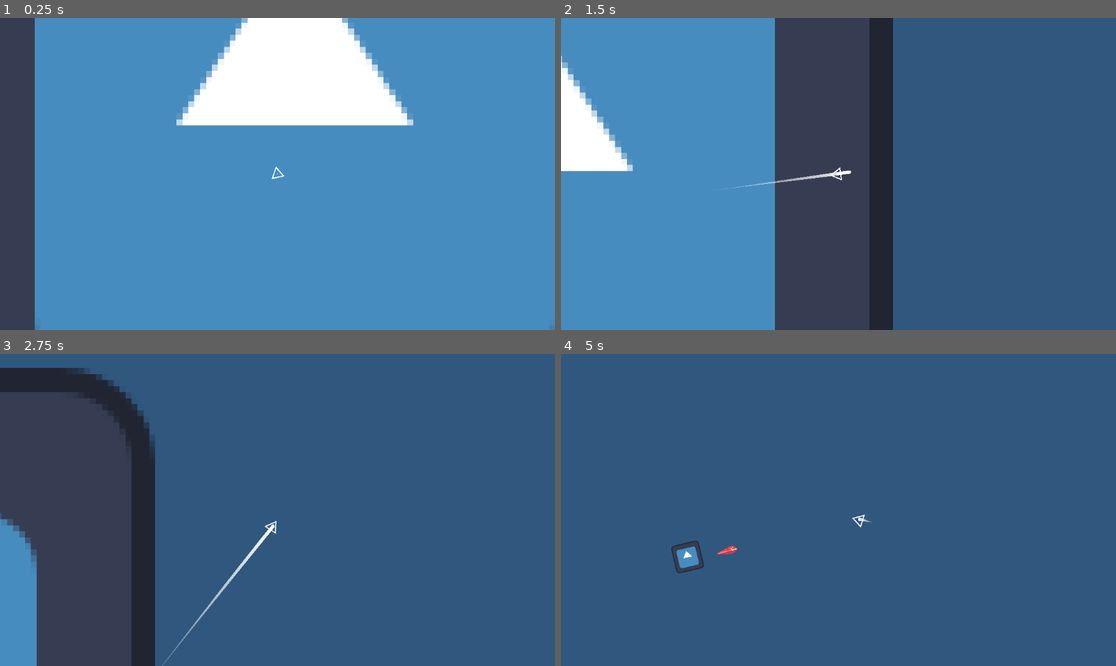
Above: before the commit, frames 1-4 (two rows, left to right).
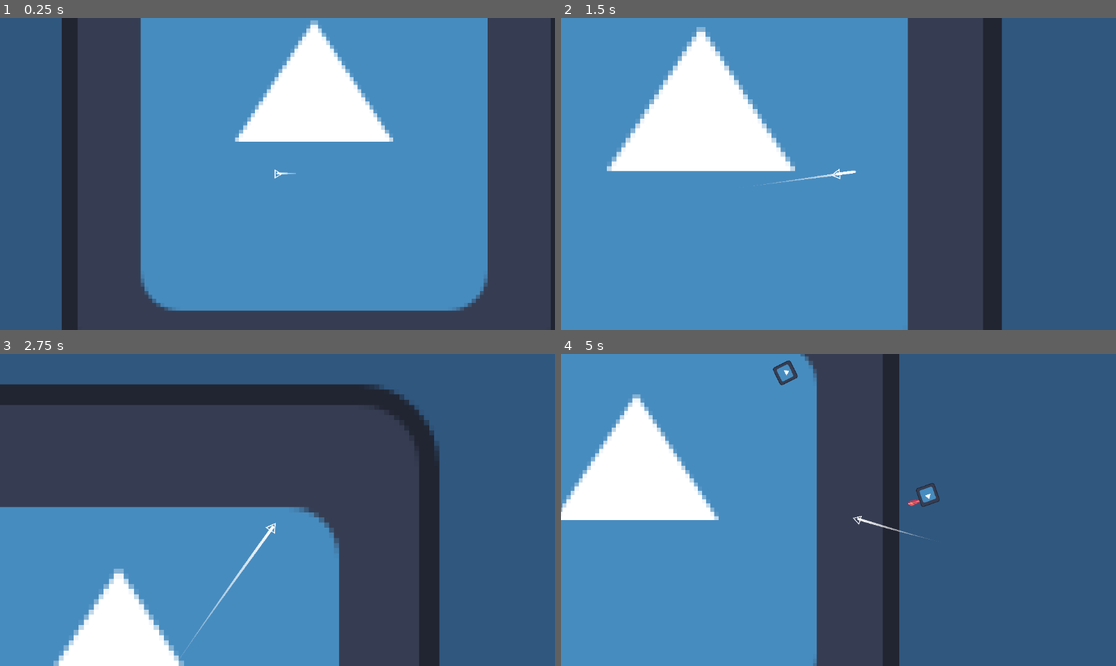
Above: after the commit, the same moments.

Repository: HazarBakir/void_blade
Game: Godot game, scene res://scenes/game_scene.tscn
The game is run twice, just before and just after one commit, with the same random seed, the same clock (stepped at 60 frames per second) and the same inputs. The engine's default icon, where the game draws it, is replaced by a stand-in: a white triangle on a blue panel in a dark square.
Inputs (mouse positions are in pixels of both pictures, inside the frame that each line leads up to):
- Up to frame 1 (0.25 s): no input
- Up to frame 2 (1.5 s): move the mouse to (960, 158) at 0.52 s; press the mouse at (960, 158) at 0.53 s; move the mouse to (727, 189) at 1.27 s; release the mouse at (727, 189) at 1.28 s; click (727, 189) at 1.35 s
- Up to frame 3 (2.75 s): move the mouse to (333, 441) at 2.02 s; press the mouse at (333, 441) at 2.03 s
- Up to frame 4 (5 s): move the mouse to (810, 572) at 2.77 s; release the mouse at (810, 572) at 2.78 s; click (810, 572) at 2.85 s; move the mouse to (1005, 556) at 3.52 s; press the mouse at (1005, 556) at 3.53 s; move the mouse to (672, 463) at 4.27 s; release the mouse at (672, 463) at 4.28 s; click (672, 463) at 4.35 s

The runs differ from the first frame. In frame 1, 50% of the frame differs, in the area x 0-100%, y 0-100%; in frame 2, 51%; in frame 3, 60%; in frame 4, 61%, in the area x 0-69%, y 0-100%.

Commit message:
feat: player attack and camera
player can only attack when he holds left mouse button
player slowly moves when it's not attacking

camera offset smoothly changing when player is attacking.

Diff:
--- a/Scripts/Player/player_movement.gd
+++ b/Scripts/Player/player_movement.gd
@@ -1,22 +1,33 @@
 extends CharacterBody2D
 
 var speed = 700.0
+var follow_speed = 400.0
 var mouse_position = null
 var accel = 10.0
 var decel = 5.0
+var isAttacking = false
+
+var normal_zoom = Vector2(1.0, 1.0)
+var attack_zoom = Vector2(1.3, 1.3)
+var zoom_speed = 3.0
 
 func _ready() -> void:
 	add_to_group("player")
+	$Camera2D.zoom = normal_zoom
 
 func _physics_process(delta):
 	mouse_position = get_global_mouse_position()
 
 	if Input.is_action_pressed("move_mouse"):
-		move(delta)
+		isAttacking = true
+		move_fast(delta)
+		zoom_camera(attack_zoom, delta)
 	else:
-		slow_down(delta)
+		isAttacking = false
+		follow_mouse_slowly(delta)
+		zoom_camera(normal_zoom, delta)
 
-	velocity = velocity.limit_length(speed)
+	velocity = velocity.limit_length(speed if isAttacking else follow_speed)
 	move_and_slide()
 
 	camera_offset(delta)
@@ -29,19 +40,25 @@
 	$Camera2D.offset.x = lerp($Camera2D.offset.x, target_offset_x, 3.0 * delta)
 	$Camera2D.offset.y = lerp($Camera2D.offset.y, target_offset_y, 3.0 * delta)
 
-func move(delta):
+func move_fast(delta):
 	var direction = (mouse_position - position).normalized()
 	var target_velocity = direction * speed
 
 	velocity.x = lerp(velocity.x, target_velocity.x, accel * delta)
 	velocity.y = lerp(velocity.y, target_velocity.y, accel * delta)
 
-func slow_down(delta):
-	velocity.x = lerp(velocity.x, 0.0, decel * delta)
-	velocity.y = lerp(velocity.y, 0.0, decel * delta)
+func follow_mouse_slowly(delta):
+	var direction = (mouse_position - position).normalized()
+	var target_velocity = direction * follow_speed
+
+	var slow_accel = accel * 0.6
+	velocity.x = lerp(velocity.x, target_velocity.x, slow_accel * delta)
+	velocity.y = lerp(velocity.y, target_velocity.y, slow_accel * delta)
+
+func zoom_camera(target_zoom: Vector2, delta):
+	$Camera2D.zoom.x = lerp($Camera2D.zoom.x, target_zoom.x, zoom_speed * delta)
+	$Camera2D.zoom.y = lerp($Camera2D.zoom.y, target_zoom.y, zoom_speed * delta)
 
 func _on_enemy_kill_area_area_entered(area: Area2D) -> void:
-	if area.is_in_group("enemies"):
-		area.queue_free()
-	elif area.get_parent().is_in_group("enemies"):
+	if area.get_parent().is_in_group("enemies") and isAttacking == true:
 		area.get_parent().queue_free()
--- a/Scripts/enemy/enemy.gd
+++ b/Scripts/enemy/enemy.gd
@@ -39,10 +39,13 @@
 		return
 
 	check_distance_to_player()
+	move_to_player(delta)
 
-	move_to_player(delta)
-	look_at(target.position)
+	# Önce hareket et, sonra bak
 	move_and_slide()
+
+	# Global pozisyonları kullanarak doğru yöne bak
+	look_at(target.global_position)
 
 func check_distance_to_player():
 	if target == null:
@@ -92,7 +95,7 @@
 	if target == null:
 		return
 
-	var direction = (target.position - position).normalized()
+	var direction = (target.global_position - global_position).normalized()
 	if speed == 0:
 		current_speed = lerp(current_speed, 0.0, decel * delta)
 	else:
--- a/scenes/player.tscn
+++ b/scenes/player.tscn
@@ -100,7 +100,7 @@
 colors = PackedColorArray(1, 1, 1, 0, 1, 1, 1, 1)
 
 [sub_resource type="CircleShape2D" id="CircleShape2D_qhqgy"]
-radius = 5.81335
+radius = 3.68421
 
 [sub_resource type="RectangleShape2D" id="RectangleShape2D_qlg0r"]
 size = Vector2(2.10526, 10)
